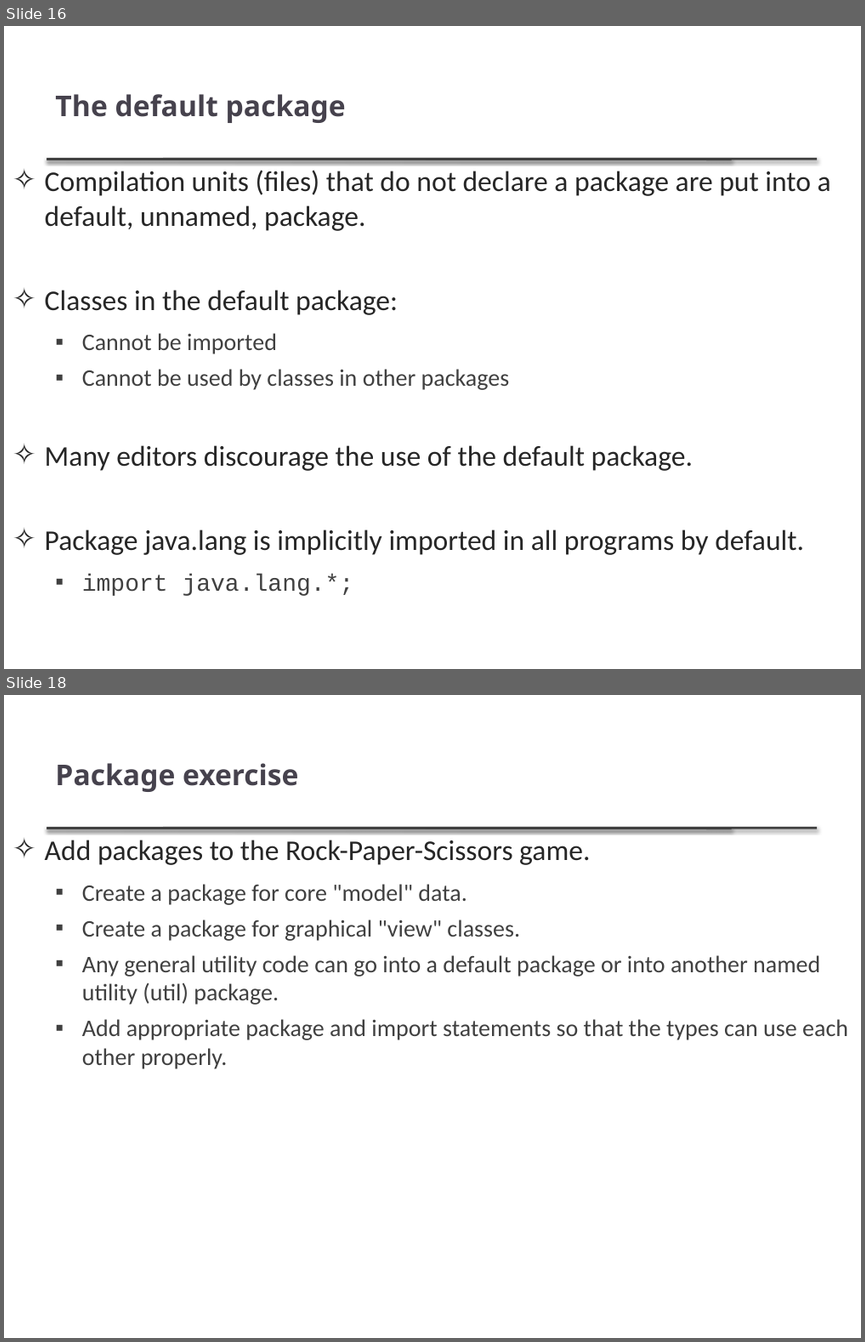
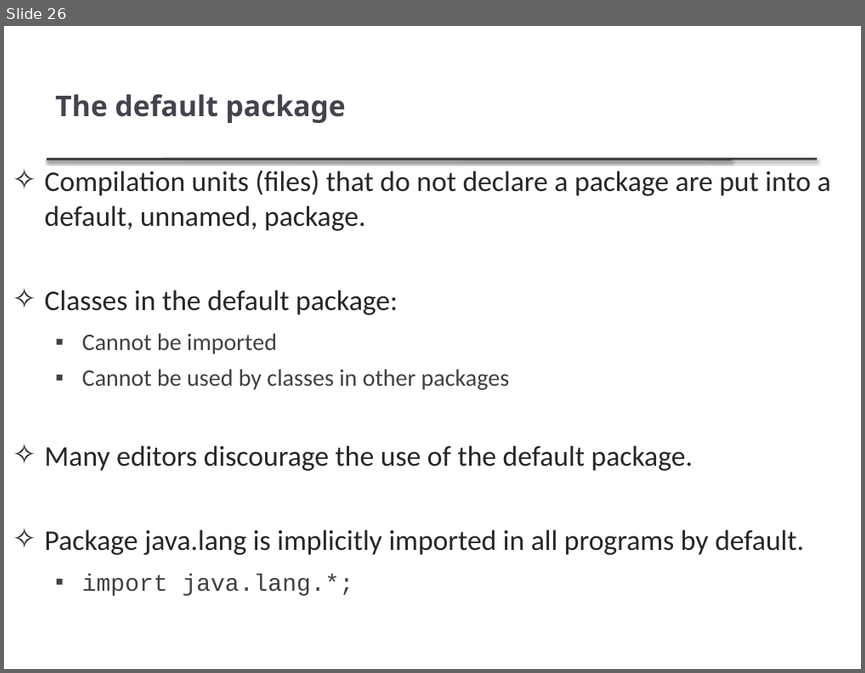
Before and after one commit to thanqminh/thanqminh.github.io, a slide deck: courses/oopjava/lecture1.pptx. Shown one above the other, each under a label of ours: slides 16 and 18 before the commit, slide 26 after it; the slides between them are not shown. The pictures are 865x1342 and 865x673 pixels, drawn with LibreOffice and Linux fonts; fonts in the diff are those of the drawing. Boxes give left, top, right and bottom in pixels: in the first picture for what was removed or moved away, otherwise in the second. Text is boxed around its words. In the diff, an @@ line names an element or a change of style, - is before the commit and + after.

```diff
--- a/courses/oopjava/lecture1.pptx
+++ b/courses/oopjava/lecture1.pptx
@@ slide 18 removed at (4,695,861,1338), background #FFFFFF; not listed: 2 template elements that a slide beside it also shows @@
@@ title removed at (55,763,298,792) @@
-Package exercise
@@ text removed at (45,839,848,1069) @@
-✧ Add packages to the Rock-Paper-Scissors game.
-  ▪ Create a package for core "model" data.
-  ▪ Create a package for graphical "view" classes.
-  ▪ Any general utility code can go into a default package or into another named utility (util) package.
-  ▪ Add appropriate package and import statements so that the types can use each other properly.
@@ what was slide 16 is now slide 26 @@
```
Also in this commit, not shown: 6 slides changed, 11 slides added, 8 other slides removed, 20 other files.
